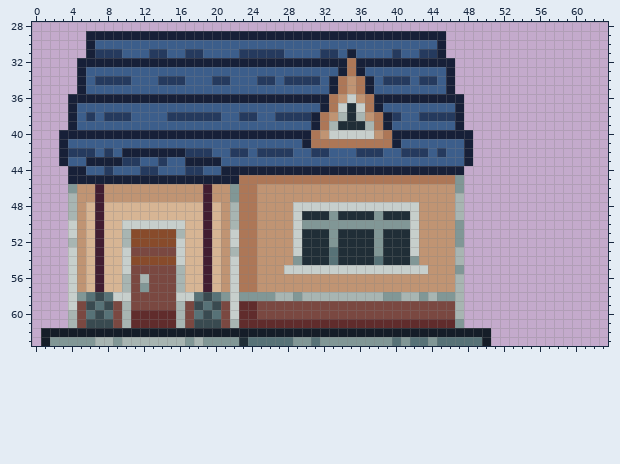
One commit to this pixel-art sprite: public/assets/House2.png. Above, as it was before the edit.
The file is 64x64 pixels. Shown: x 0..63, y 28..63. The old version is drawn lined up with the new one.
After:
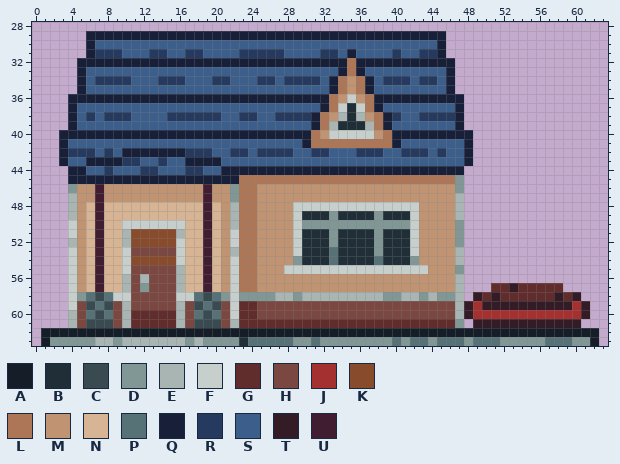
Palette (. is transparent): A #151d28  B #202e37  C #394a50  D #819796  E #a8b5b2  F #c7cfcc  G #602c2c  H #7a4841  J #a53030  K #884b2b  L #ad7757  M #c09473  N #d7b594  P #577277  Q #172038  R #253a5e  S #3c5e8b  T #341c27  U #411d31
Commit message: Changed the house art to include the pot and added the inner house art
Difference:
whole drawing moved by -6,+0 (the old picture is shown already moved)
y 57: x 51..58 ........ -> GGTGGGGG
y 58: x 49..60 ............ -> TGTGGGGGGTGT
y 59: x 48..61 .............. -> TJTTTTTTTTTTJT
y 60: x 48..61 .............. -> TJJJJJJJJJJJJT
y 61: x 49..60 ............ -> TTTTTTTTTTTT
y 62: x 51..62 ............ -> AAAAAAAAAAAA
y 63: x 48 P -> D; x 50..62 A............ -> PPDDDDDPPPDDA
Where, in picture pixels (left, top, right, bottom), the same in both pictures:
changed: (464, 283, 599, 346)
